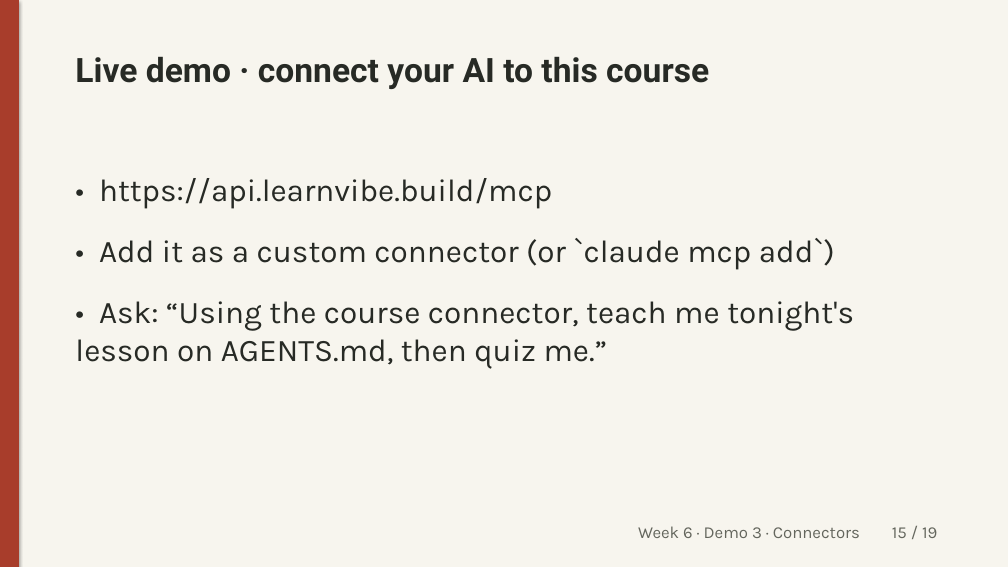
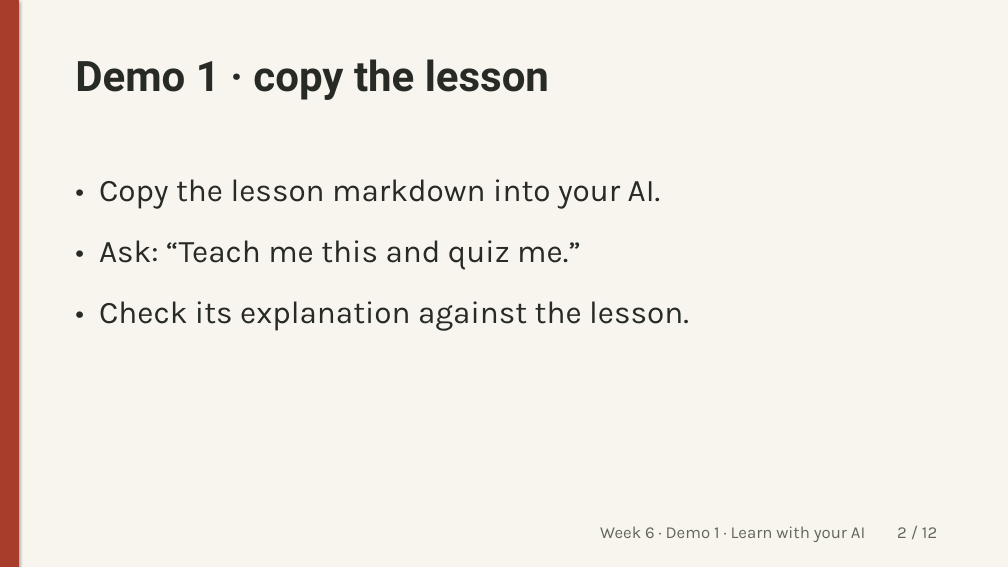
Before and after one commit to unforcedagi/learn-vibe-build-deck, a slide deck: slide 2 of lessons/week-6/_src/week6-lecture.pptx (slide 15 before the commit). Drawn at 1008x567 pixels with LibreOffice and Linux fonts; fonts in the diff are those of the drawing. Boxes give left, top, right and bottom in pixels: in the first picture for what was removed or moved away, otherwise in the second. Text is boxed around its words. In the diff, an @@ line names an element or a change of style, - is before the commit and + after.

Commit message:
Week 6 foundation: copy lesson, light context file, get online; no live connector or pair exercise

```diff
--- a/lessons/week-6/_src/week6-lecture.pptx
+++ b/lessons/week-6/_src/week6-lecture.pptx
@@ text at box(75, 59, 549, 100): text changed; size 32 to 40 pt @@
-Live demo · connect your AI to this course
+Demo 1 · copy the lesson
@@ text at box(99, 179, 689, 331): text changed @@
-• https://api.learnvibe.build/mcp
-• Add it as a custom connector (or `claude mcp add`)
-• Ask: “Using the course connector, teach me tonight's lesson on AGENTS.md, then quiz me.”
+• Copy the lesson markdown into your AI.
+• Ask: “Teach me this and quiz me.”
+• Check its explanation against the lesson.
@@ text at box(600, 526, 937, 542): text changed @@
-Week 6 · Demo 3 · Connectors 15 / 19
+Week 6 · Demo 1 · Learn with your AI 2 / 12
```
Also in this commit, not shown: 10 other slides changed, 1 slide added, 8 slides removed, 16 other files.
